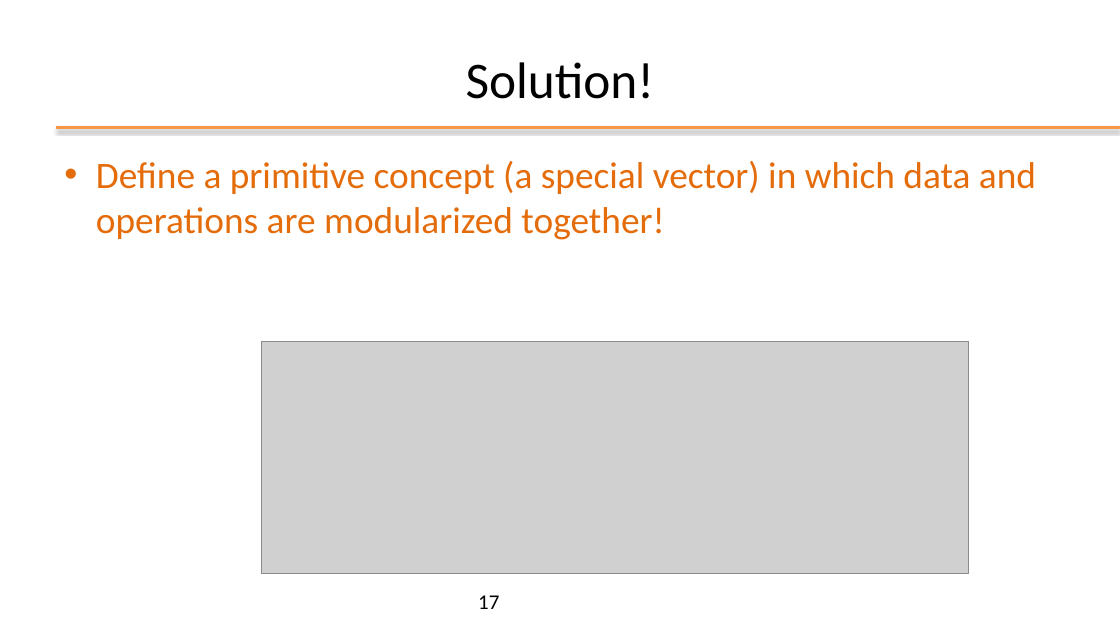
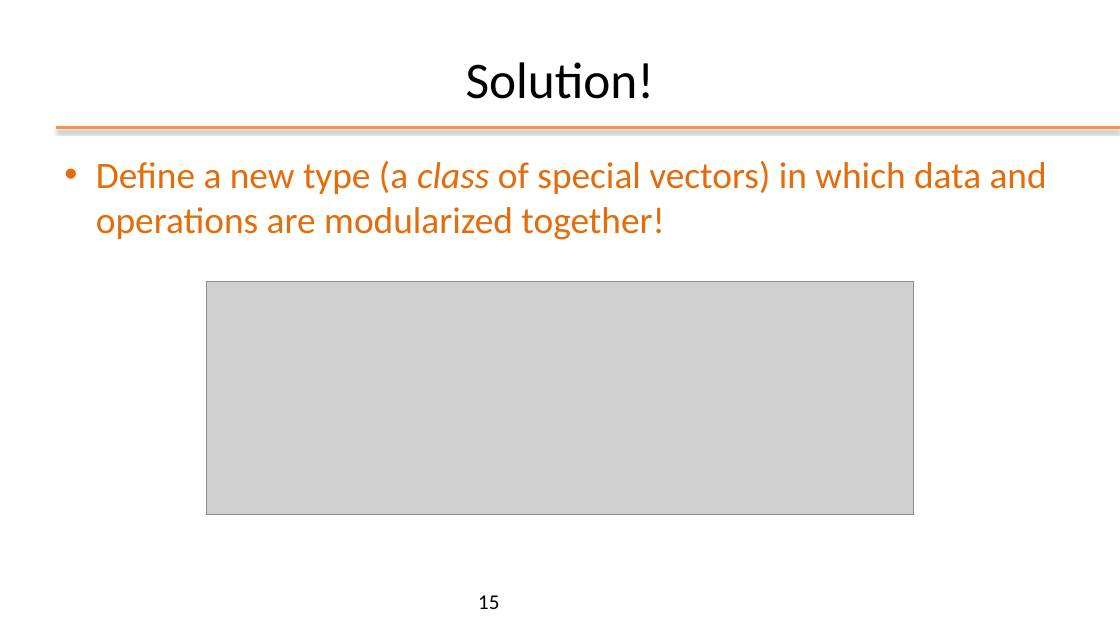
Before and after one commit to plctechnician/ooprogramming, a slide deck: slide 15 of java/slides/ppt/01 - Java From Functions to Objects.pptx (slide 17 before the commit). Drawn at 1120x630 pixels with LibreOffice and Linux fonts; fonts in the diff are those of the drawing; grey boxes stand for pictures; background and template pictures are left out. Boxes give left, top, right and bottom in pixels: in the first picture for what was removed or moved away, otherwise in the second. Text is boxed around its words. In the diff, an @@ line names an element or a change of style, - is before the commit and + after.

```diff
--- a/java/slides/ppt/01 - Java From Functions to Objects.pptx
+++ b/java/slides/ppt/01 - Java From Functions to Objects.pptx
@@ text at box(96, 161, 1047, 240): text changed @@
-• Define a primitive concept (a special vector) in which data and operations are modularized together!
+• Define a new type (a class of special vectors) in which data and operations are modularized together!
@@ picture: place and size @@
-picture at box(261, 341, 969, 573)
+picture at box(207, 282, 914, 514)
@@ page number at box(478, 595, 499, 609): text changed @@
-17
+15
```
Also in this commit, not shown: 9 other slides changed, 1 slide added, 9 slides removed, 3 other files.
